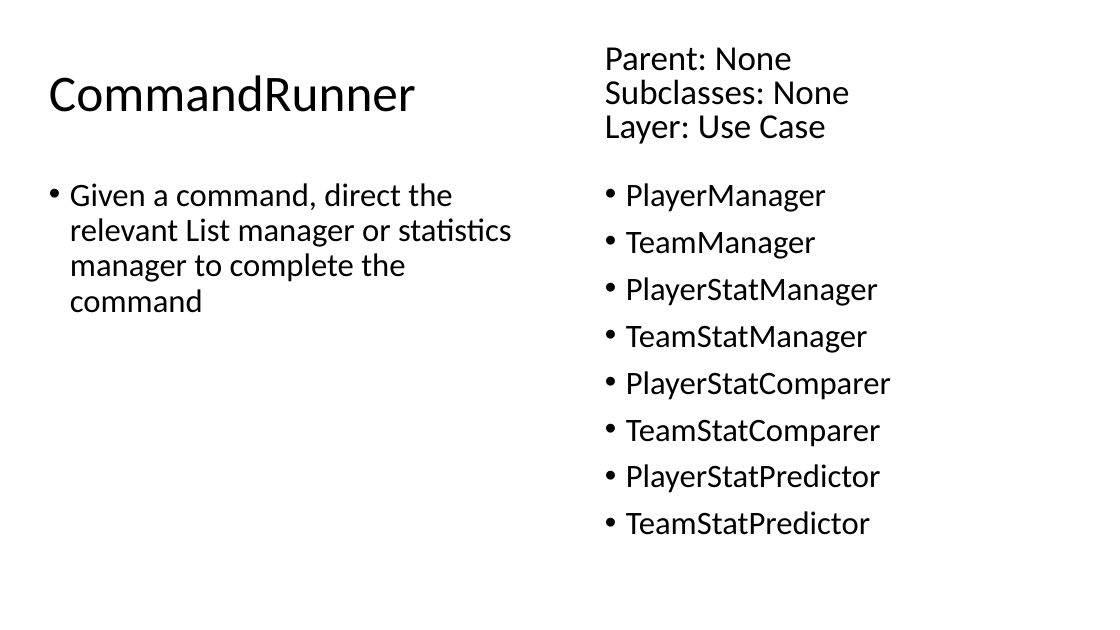
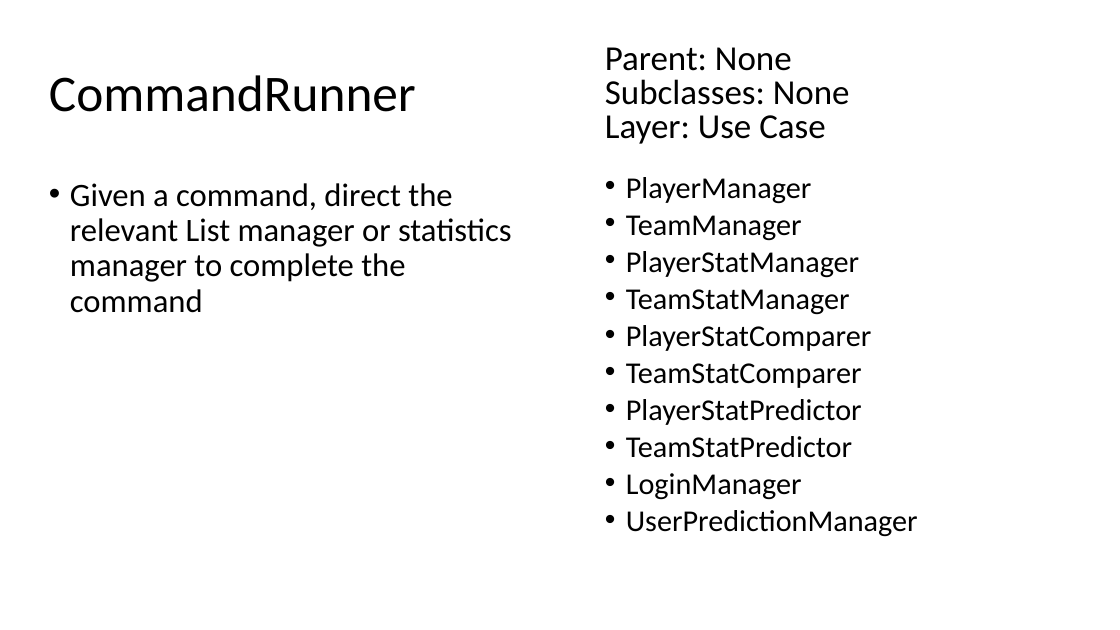
Before and after one commit to CSC207-UofT/course-project-sports-agents, a slide deck: slide 4 of IsaiahCRC.pptx. Drawn at 1120x630 pixels with LibreOffice and Linux fonts; fonts in the diff are those of the drawing. Boxes give left, top, right and bottom in pixels: in the first picture for what was removed or moved away, otherwise in the second. Text is boxed around its words. In the diff, an @@ line names an element or a change of style, - is before the commit and + after.

```diff
--- a/IsaiahCRC.pptx
+++ b/IsaiahCRC.pptx
@@ text at [626, 177, 872, 458]: size 28 to 25.9 pt in "PlayerManager", "TeamManager", "PlayerStatManager", "TeamStatManager" and 4 more places; line spacing 0.9 to 0.7 @@
@@ text at [626, 473, 918, 537]: paragraphs added @@
+• LoginManager
+• UserPredictionManager
```
Also in this commit, not shown: 9 other slides changed, 5 slides added.
